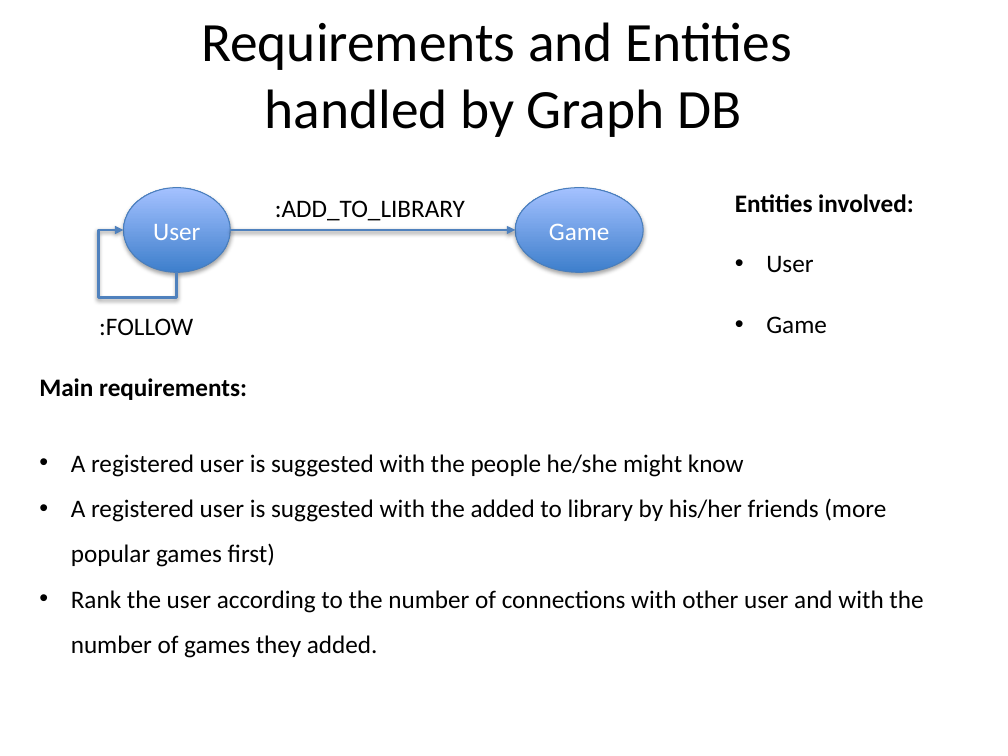
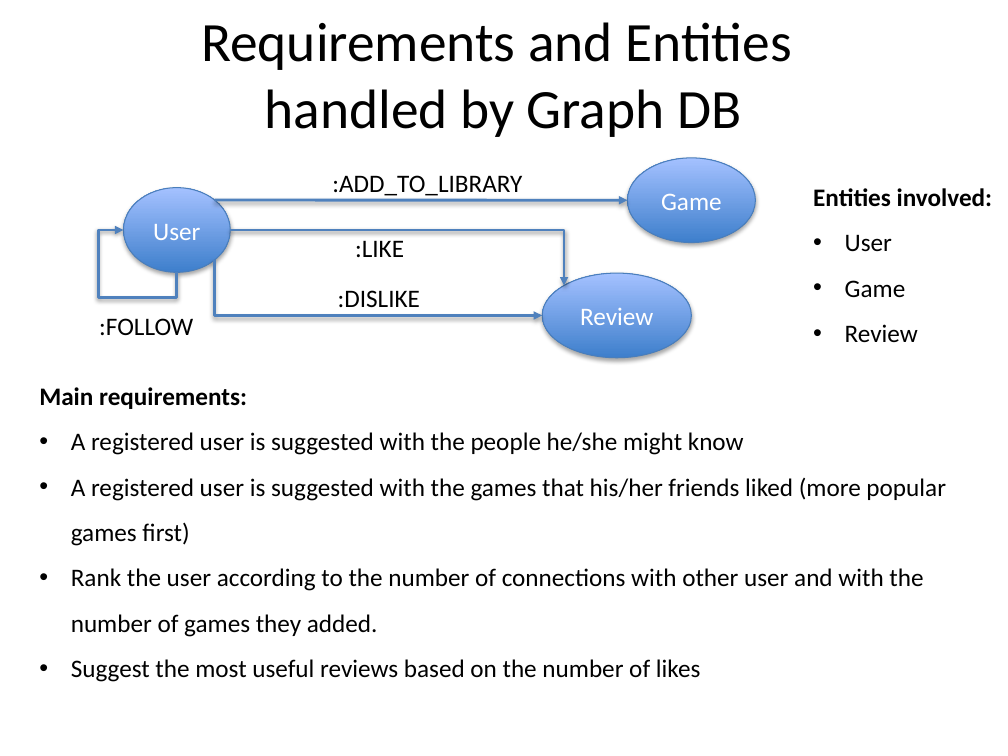
Before and after one commit to lorenzoceccanti/pixelindex, a slide deck: slide 7 of Preliminary Presentation.pptx. Drawn at 1008x756 pixels with LibreOffice and Linux fonts; fonts in the diff are those of the drawing; background and template pictures are left out. Boxes give left, top, right and bottom in pixels: in the first picture for what was removed or moved away, otherwise in the second. Text is boxed around its words. In the diff, an @@ line names an element or a change of style, - is before the commit and + after.

Commit message:
Added reviews text to presentation

```diff
--- a/Preliminary Presentation.pptx
+++ b/Preliminary Presentation.pptx
@@ text "Entities involved:": place and size @@
-text "Entities involved:" at (735, 194, 914, 334)
+text "Entities involved:" at (813, 188, 993, 342)
@@ text ":ADD_TO_LIBRARY": place and size @@
-text ":ADD_TO_LIBRARY" at (275, 200, 465, 221)
+text ":ADD_TO_LIBRARY" at (332, 175, 522, 199)
@@ ellipse "Game": place and size @@
-ellipse "Game" at (515, 187, 643, 272)
+ellipse "Game" at (627, 158, 755, 243)
@@ arrow moved from (230, 230) - (515, 230) to (215, 200) - (627, 201) @@
@@ elbow arrow added from (230, 230) to (564, 285), #4F81BD 2 pt @@
@@ text at (845, 234, 906, 297): line spacing 2 to 1.5 @@
@@ elbow arrow added from (215, 260) to (542, 316), #4F81BD 2 pt @@
@@ text added at (355, 240, 404, 257), 18 pt, text #000000 @@
+:LIKE
@@ text added at (338, 290, 420, 307), 18 pt, text #000000 @@
+:DISLIKE
@@ ellipse added at (542, 273, 691, 358), fill gradient #3F80CE to #A4C4FF, outline #4B7EBC 0.75 pt, 18 pt, text #FFFFFF @@
+Review
@@ text at (845, 324, 918, 342): paragraph added @@
+• Review
@@ text "Main requirements:": place and size @@
-text "Main requirements:" at (39, 378, 923, 658)
+text "Main requirements:" at (39, 387, 946, 682)
@@ text at (71, 478, 946, 546): text changed @@
-• A registered user is suggested with the added to library by his/her friends (more popular games first)
+• A registered user is suggested with the games that his/her friends liked (more popular games first)
@@ text at (71, 659, 701, 682): paragraph added @@
+• Suggest the most useful reviews based on the number of likes
```
Also in this commit, not shown: 5 other slides changed.
